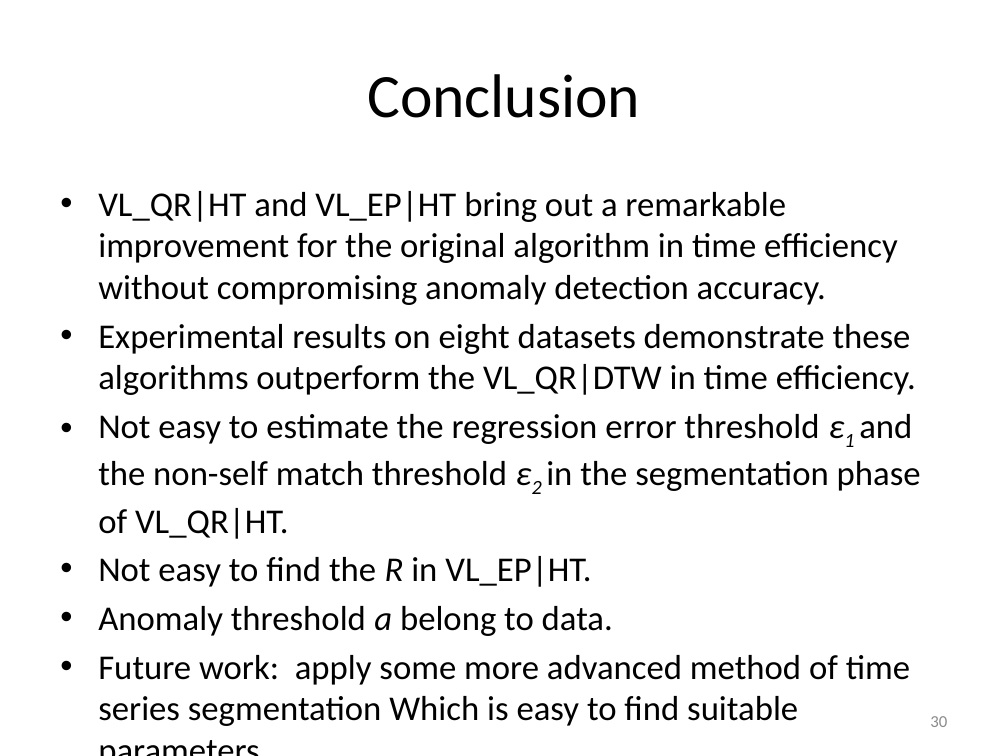
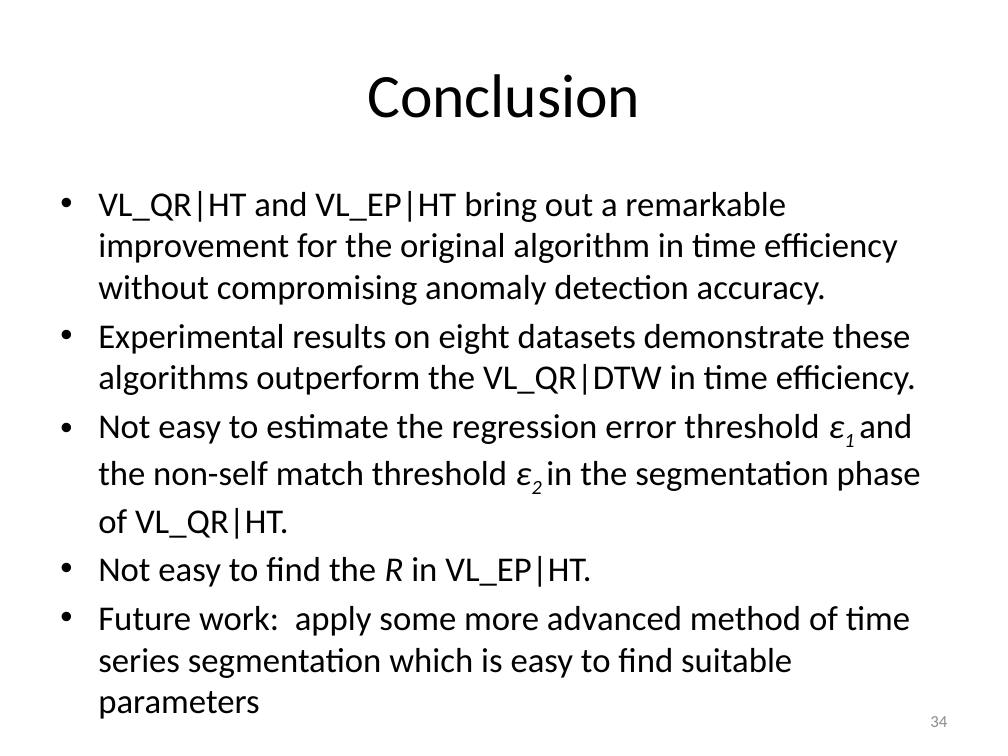
Before and after one commit to vyngo/caohoc-project-name, a slide deck: slide 34 of Report/pre.pptx (slide 30 before the commit). Drawn at 1008x756 pixels with LibreOffice and Linux fonts; fonts in the diff are those of the drawing. Boxes give left, top, right and bottom in pixels: in the first picture for what was removed or moved away, otherwise in the second. Text is boxed around its words. In the diff, an @@ line names an element or a change of style, - is before the commit and + after.

```diff
--- a/Report/pre.pptx
+++ b/Report/pre.pptx
@@ text at (x1=98, y1=606, x2=910, y2=678): text changed @@
-• Anomaly threshold a belong to data.
-• Future work: apply some more advanced method of time series segmentation Which is easy to find suitable parameters
+• Future work: apply some more advanced method of time series segmentation which is easy to find suitable parameters
@@ page number at (x1=930, y1=716, x2=947, y2=727): text changed @@
-30
+34
```
Also in this commit, not shown: 2 other slides changed, 8 slides added.
